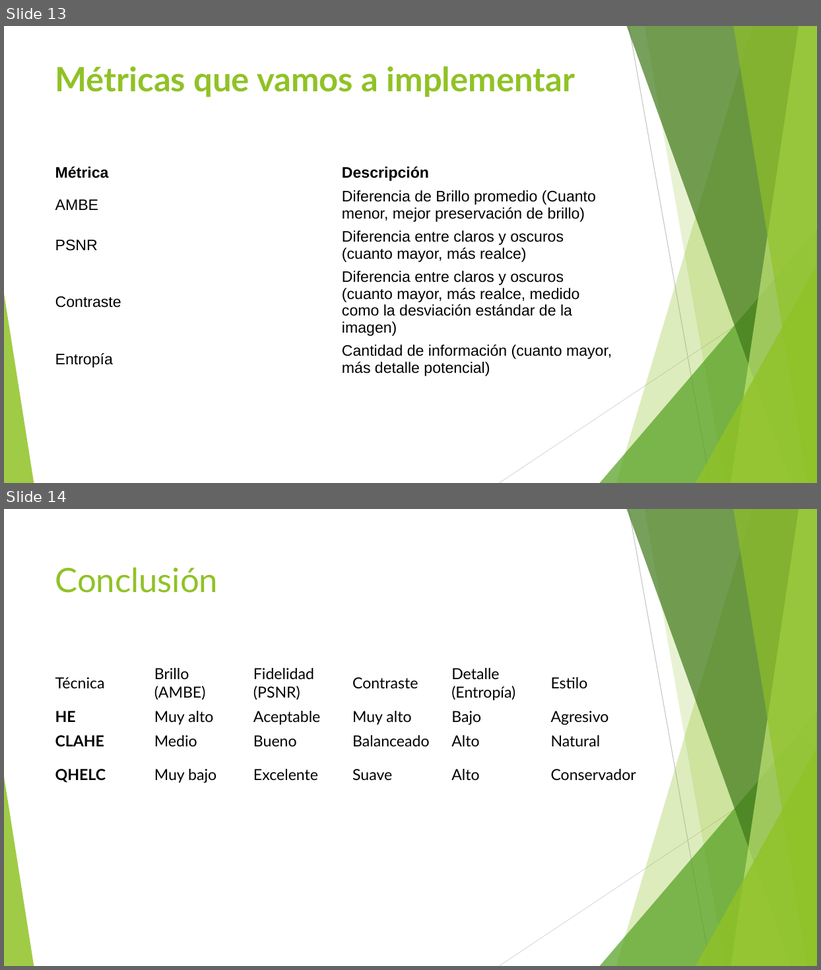
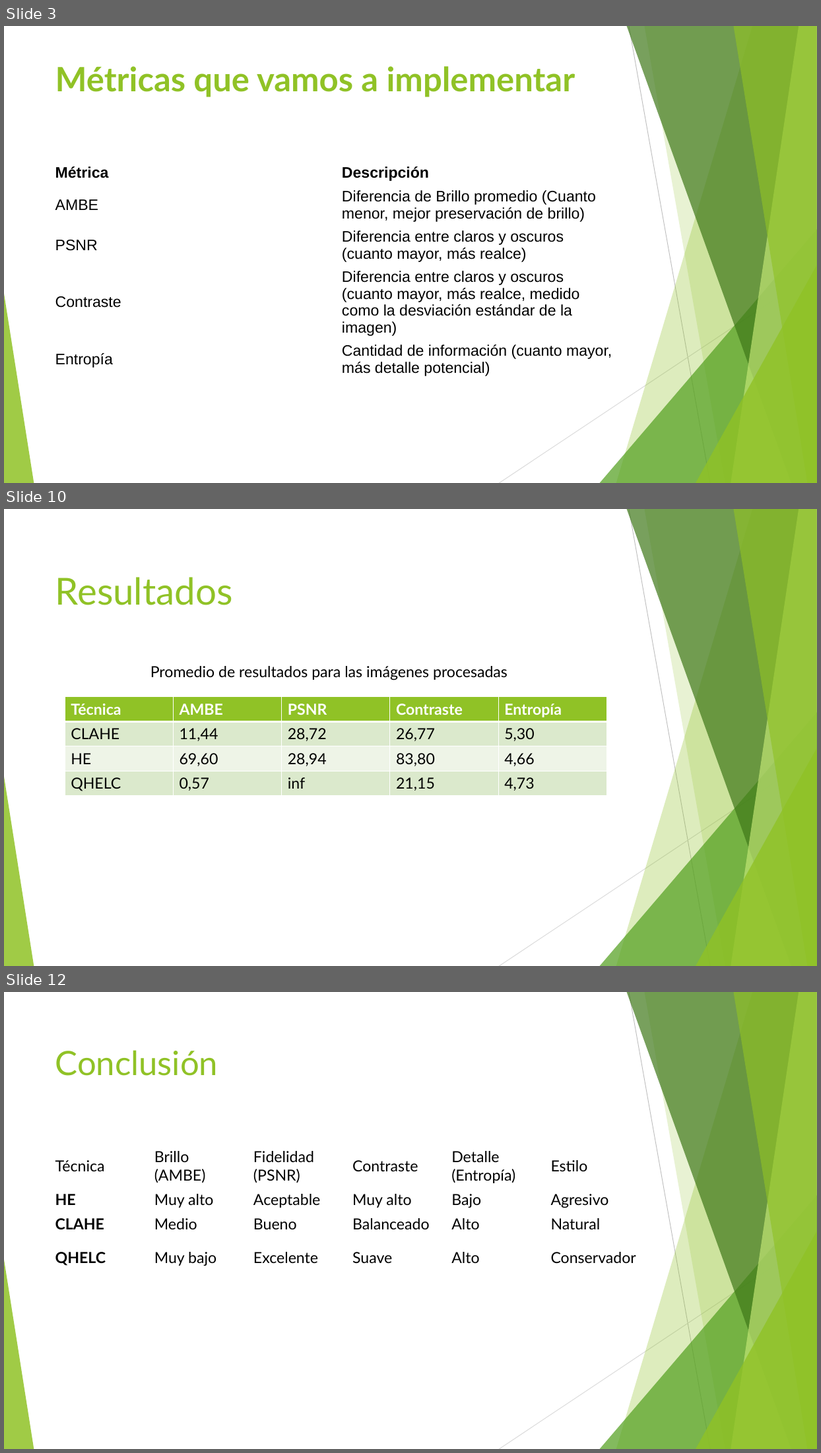
Before and after one commit to Gaussdrigo/pdi2025, a slide deck: Presentacion.pptx. Shown one above the other, each under a label of ours: slides 13 and 14 before the commit, slides 3, 10 and 12 after it; the slides between them are not shown. The pictures are 821x970 and 821x1453 pixels, drawn with LibreOffice and Linux fonts; fonts in the diff are those of the drawing. Boxes give left, top, right and bottom in pixels: in the first picture for what was removed or moved away, otherwise in the second. Text is boxed around its words. In the diff, an @@ line names an element or a change of style, - is before the commit and + after.

```diff
--- a/Presentacion.pptx
+++ b/Presentacion.pptx
@@ slide 10 added at box(4, 509, 817, 966), background #FFFFFF; not listed: 10 template elements that a slide beside it also shows @@
@@ title added at box(55, 577, 233, 605), 44 pt, text #90C226 @@
+Resultados
@@ text added at box(151, 666, 508, 681), 18 pt, text #000000 @@
+Promedio de resultados para las imágenes procesadas
@@ table added at box(65, 697, 608, 795), 4 rows, 5 columns @@
+Técnica | AMBE | PSNR | Contraste | Entropía
+CLAHE | 11,44 | 28,72 | 26,77 | 5,30
+HE | 69,60 | 28,94 | 83,80 | 4,66
+QHELC | 0,57 | inf | 21,15 | 4,73
@@ what was slide 13 is now slide 3 @@
@@ what was slide 14 is now slide 12 @@
```
Also in this commit, not shown: 3 slides changed, 5 other slides added, 8 slides removed.
